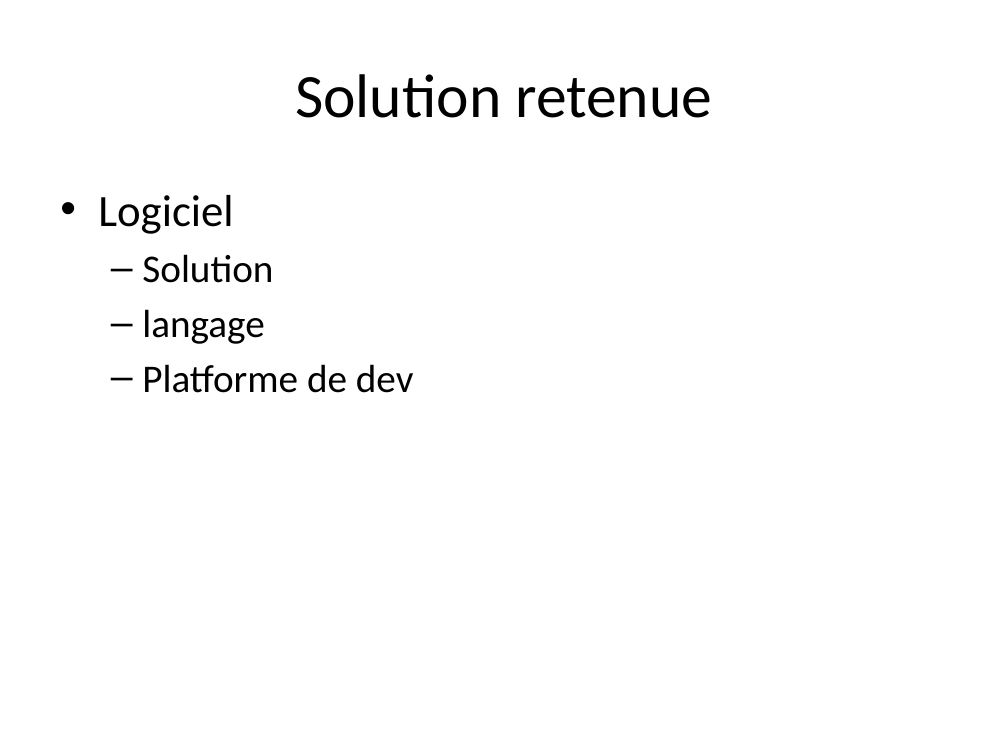
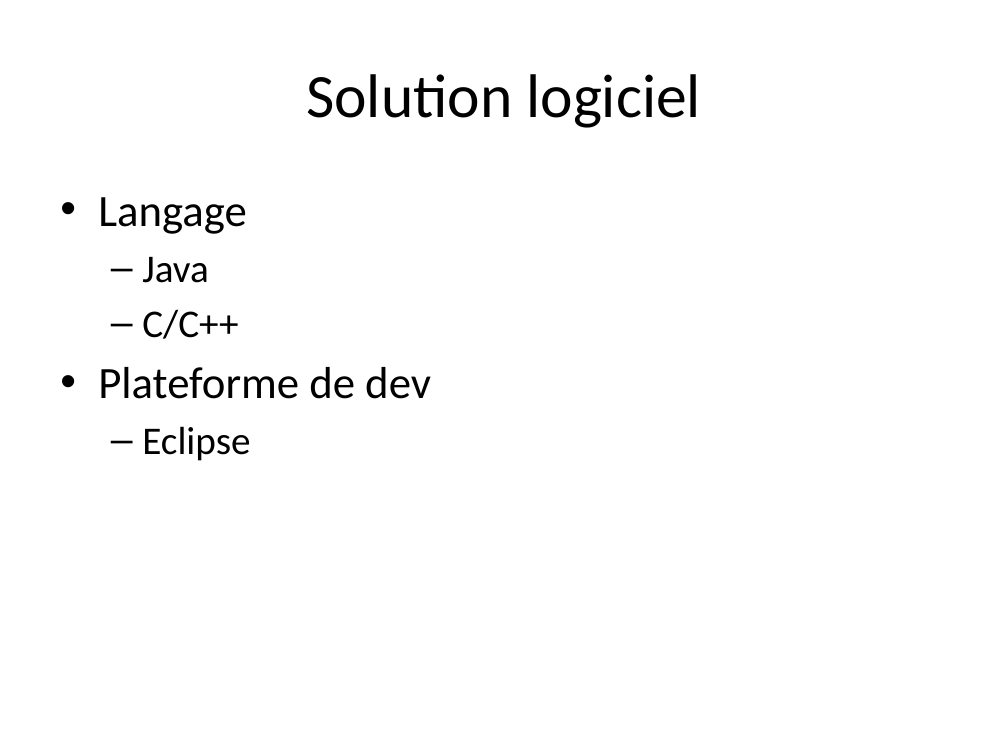
Before and after one commit to xzar/megauav2013, a slide deck: slide 9 of docs/Soutenance/PréSoutenance 0511.pptx (slide 6 before the commit). Drawn at 1008x756 pixels with LibreOffice and Linux fonts; fonts in the diff are those of the drawing. Boxes give left, top, right and bottom in pixels: in the first picture for what was removed or moved away, otherwise in the second. Text is boxed around its words. In the diff, an @@ line names an element or a change of style, - is before the commit and + after.

```diff
--- a/docs/Soutenance/PréSoutenance 0511.pptx
+++ b/docs/Soutenance/PréSoutenance 0511.pptx
@@ title at box(306, 74, 700, 128): text changed @@
-Solution retenue
+Solution logiciel
@@ text at box(98, 197, 431, 461): text changed; size 28 to 32 pt @@
-• Logiciel
-  – Solution
-  – langage
-  – Platforme de dev
+• Langage
+  – Java
+  – C/C++
+• Plateforme de dev
+  – Eclipse
```
Also in this commit, not shown: 4 other slides changed, 5 slides added, 2 slides removed.
